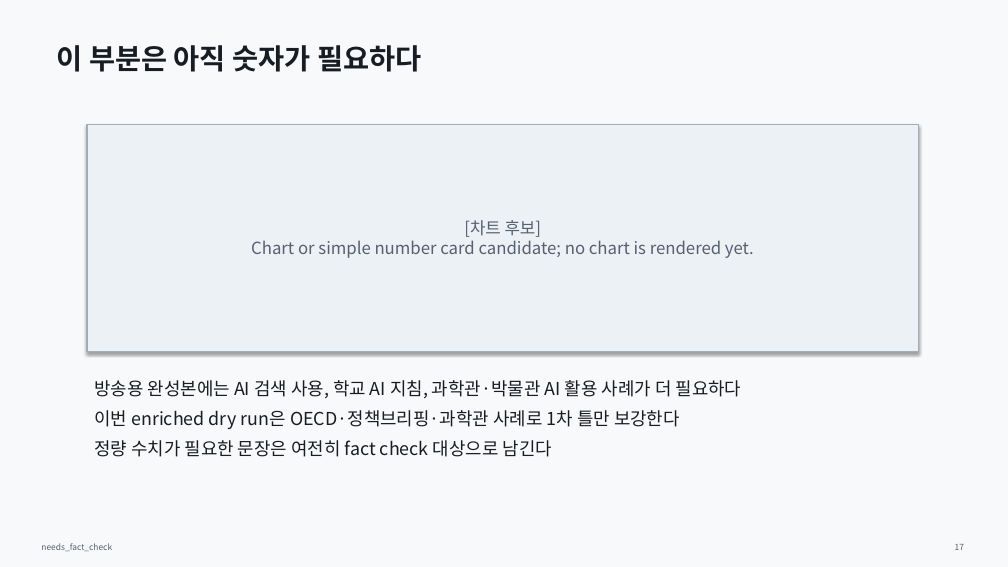
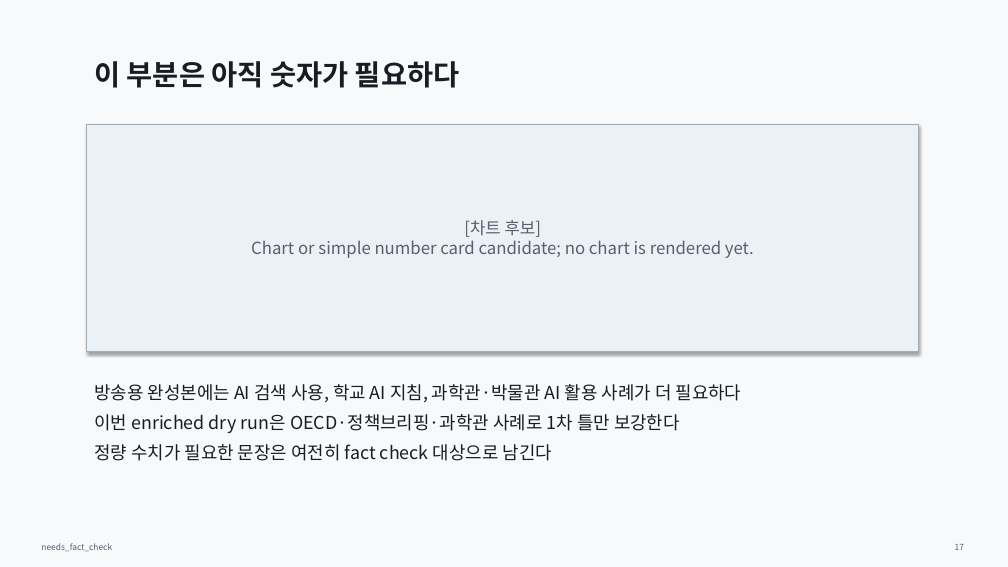
Before and after one commit to Rlearnchan/luddite, a slide deck: slide 17 of outputs/pptx/ai_knowledge_institution_draft.pptx. Drawn at 1008x567 pixels with LibreOffice and Linux fonts; fonts in the diff are those of the drawing. Boxes give left, top, right and bottom in pixels: in the first picture for what was removed or moved away, otherwise in the second. Text is boxed around its words. In the diff, an @@ line names an element or a change of style, - is before the commit and + after.

```diff
--- a/outputs/pptx/ai_knowledge_institution_draft.pptx
+++ b/outputs/pptx/ai_knowledge_institution_draft.pptx
@@ text "이 부분은 아직 숫자가 필요하다": place and size @@
-text "이 부분은 아직 숫자가 필요하다" at box(57, 45, 421, 72)
+text "이 부분은 아직 숫자가 필요하다" at box(94, 61, 459, 88)
@@ text "방송용 완성본에는 AI 검색 사용, ...": place and size @@
-text "방송용 완성본에는 AI 검색 사용, ..." at box(94, 380, 742, 457)
+text "방송용 완성본에는 AI 검색 사용, ..." at box(94, 384, 742, 461)
```
Also in this commit, not shown: 16 other slides changed, 7 other files.
